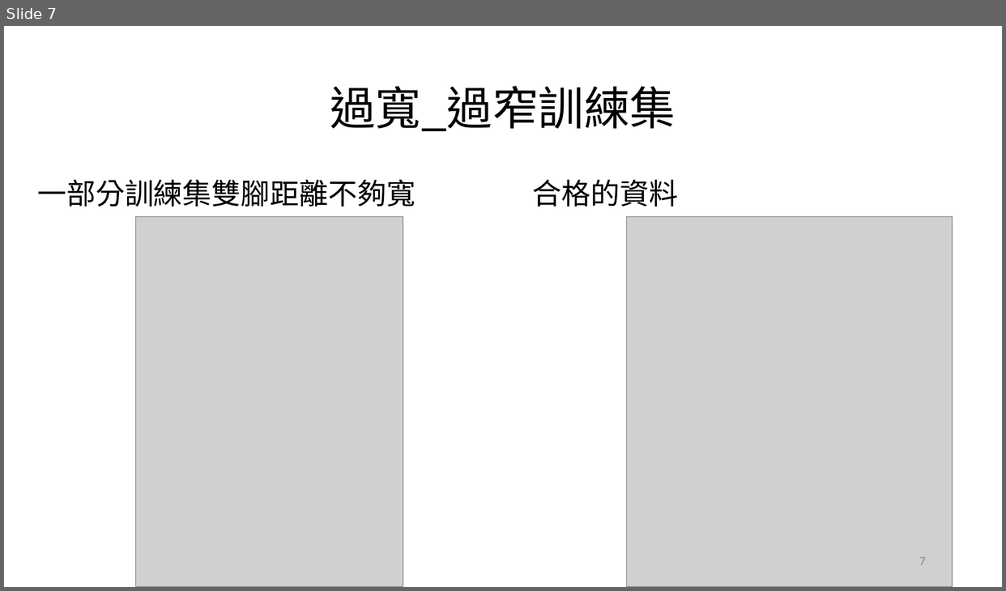
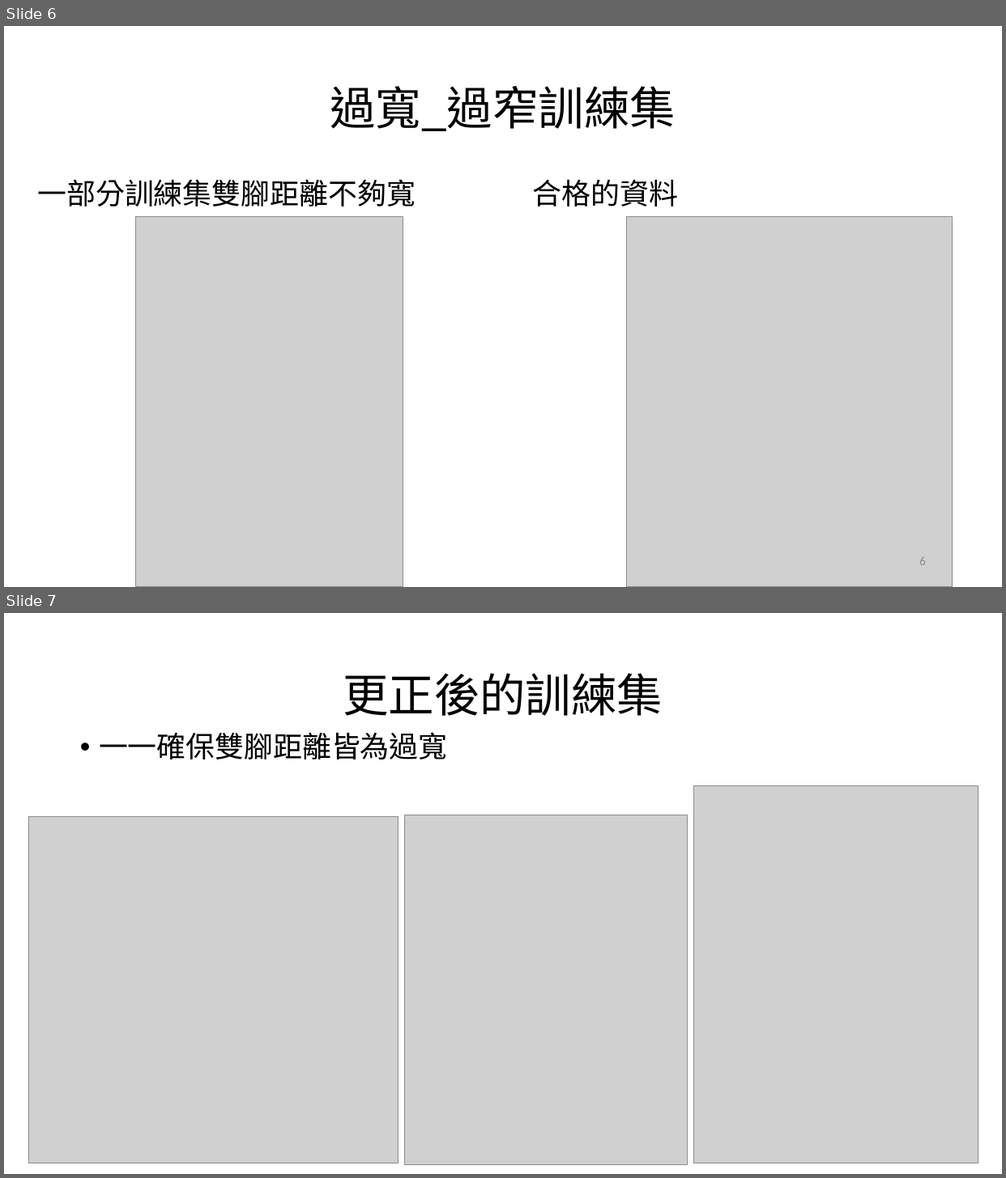
Before and after one commit to mizulun/seatpose-system, a slide deck: week7進度報告.pptx. Shown one above the other, each under a label of ours: slide 7 before the commit, slides 6 and 7 after it. The pictures are 1006x591 and 1006x1178 pixels, drawn with LibreOffice and Linux fonts; fonts in the diff are those of the drawing; grey boxes stand for pictures. Boxes give left, top, right and bottom in pixels: in the first picture for what was removed or moved away, otherwise in the second. Text is boxed around its words. In the diff, an @@ line names an element or a change of style, - is before the commit and + after.

```diff
--- a/week7進度報告.pptx
+++ b/week7進度報告.pptx
@@ slide 7 added at <box>4,613,1002,1174</box>, background #FFFFFF @@
@@ title added at <box>343,673,663,716</box>, 44 pt, text #000000 @@
+更正後的訓練集
@@ text added at <box>99,732,448,760</box>, 28 pt, text #000000 @@
+• 一一確保雙腳距離皆為過寬
@@ picture added at <box>693,786,978,1163</box> @@
@@ picture added at <box>28,816,398,1163</box> @@
@@ picture added at <box>404,815,687,1165</box> @@
@@ what was slide 7 is now slide 6 @@
@@ page number at <box>919,557,926,565</box>: text changed @@
-7
+6
```
Also in this commit, not shown: 4 slides changed, 5 other slides added, 1 slide removed.
